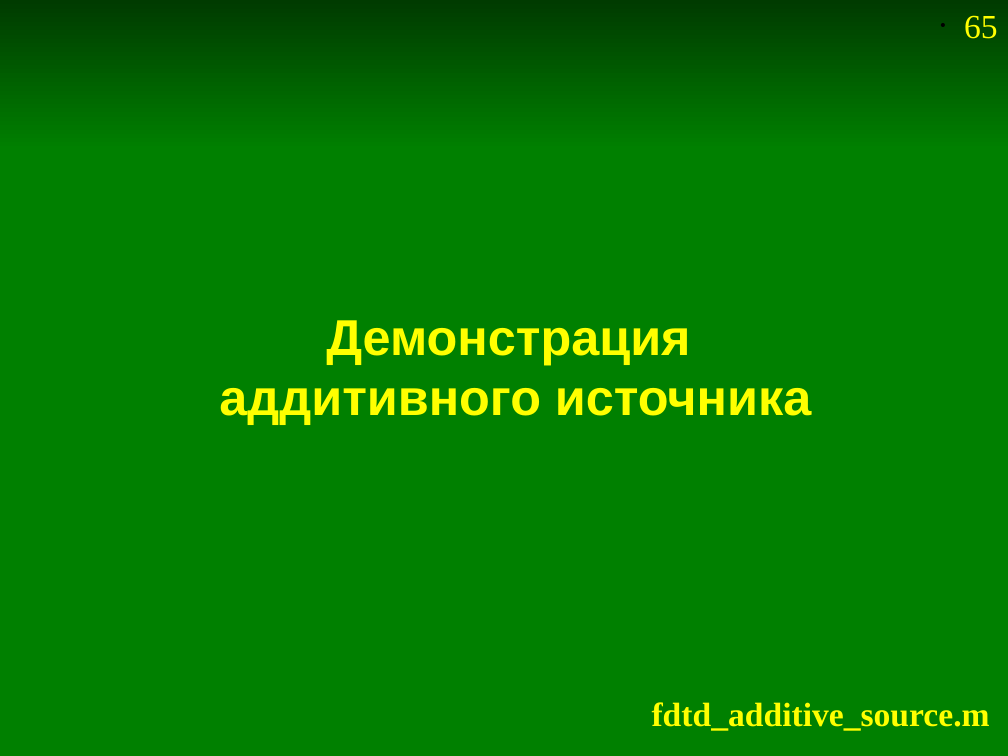
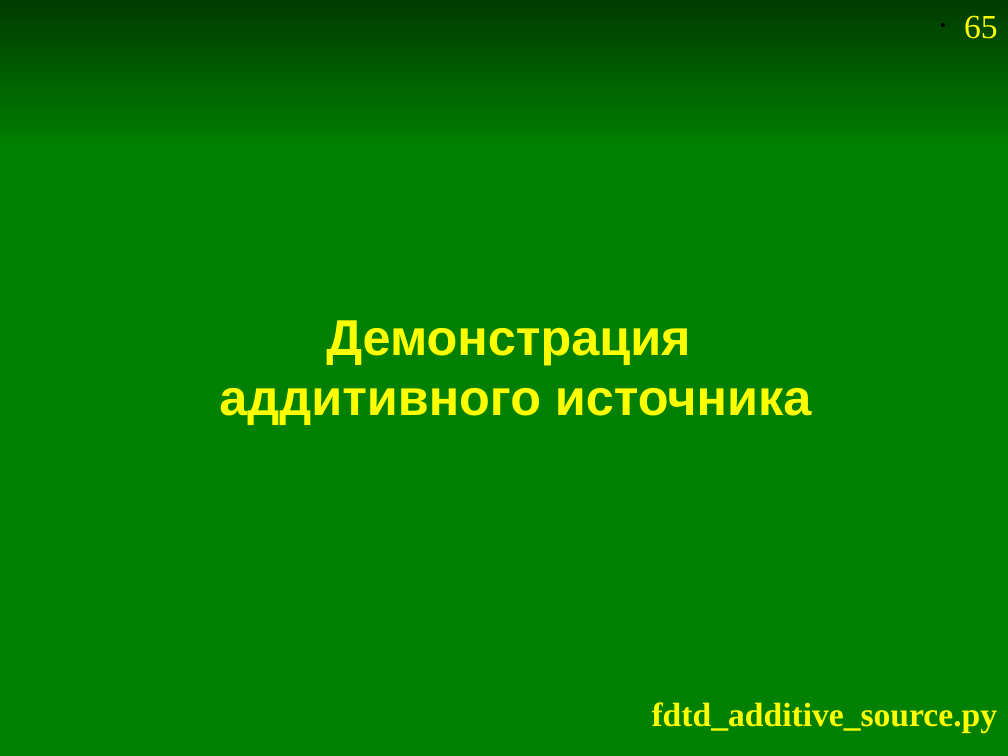
Before and after one commit to andris0147sv/modelling, a slide deck: slide 65 of presentations/2. FDTD.odp. Drawn at 1008x756 pixels with LibreOffice and Linux fonts; fonts in the diff are those of the drawing. Boxes give left, top, right and bottom in pixels: in the first picture for what was removed or moved away, otherwise in the second. Text is boxed around its words. In the diff, an @@ line names an element or a change of style, - is before the commit and + after.

```diff
--- a/presentations/2. FDTD.odp
+++ b/presentations/2. FDTD.odp
@@ text at (x1=652, y1=702, x2=998, y2=732): text changed @@
-fdtd_additive_source.m
+fdtd_additive_source.py
```
Also in this commit, not shown: 29 other slides changed.
